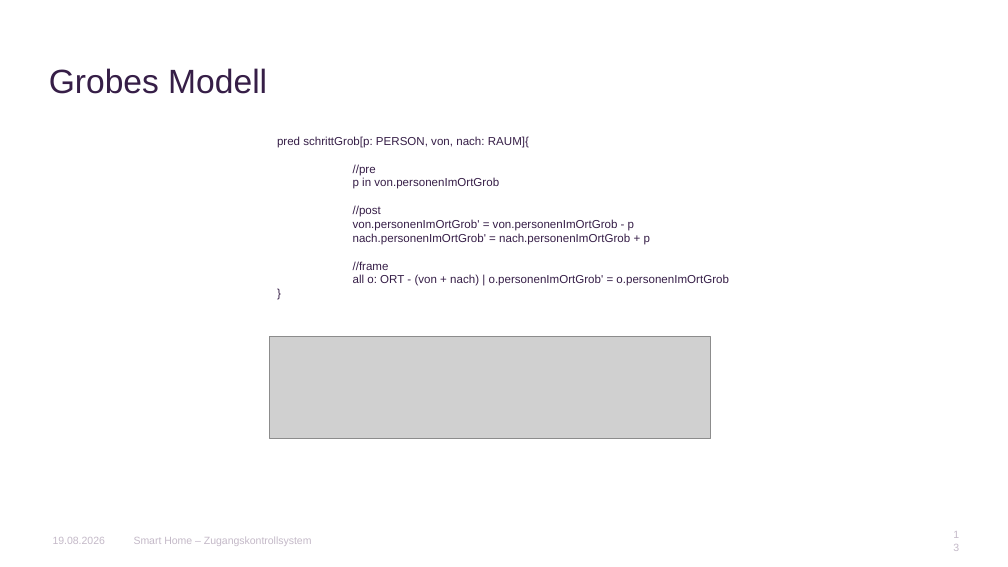
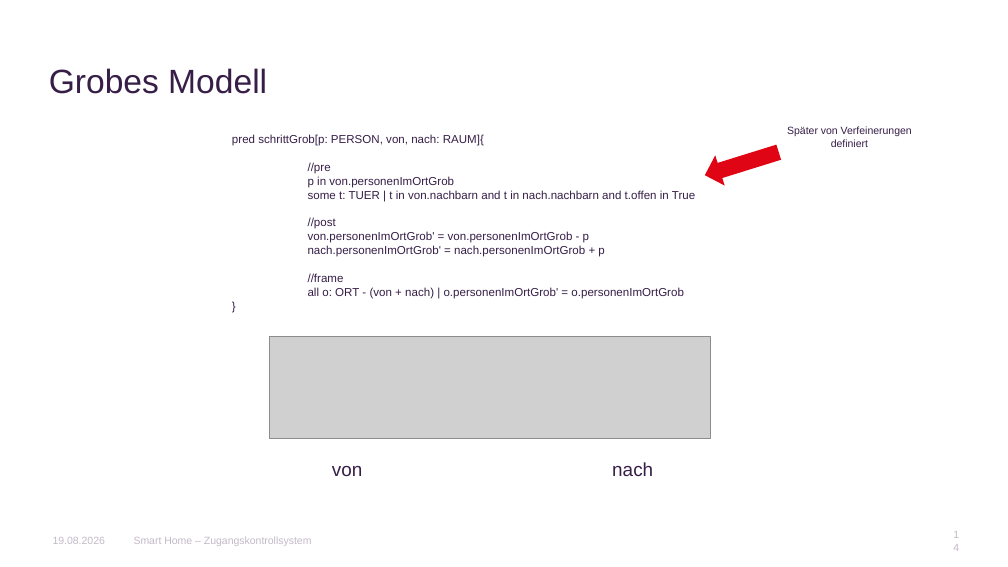
Before and after one commit to AnnaLiviaMartin/rs-smart-home, a slide deck: slide 14 of presentation/Smart_Home_Zugangskontrollsystem.pptx (slide 13 before the commit). Drawn at 1008x567 pixels with LibreOffice and Linux fonts; fonts in the diff are those of the drawing; grey boxes stand for pictures; background and template pictures are left out. Boxes give left, top, right and bottom in pixels: in the first picture for what was removed or moved away, otherwise in the second. Text is boxed around its words. In the diff, an @@ line names an element or a change of style, - is before the commit and + after.

```diff
--- a/presentation/Smart_Home_Zugangskontrollsystem.pptx
+++ b/presentation/Smart_Home_Zugangskontrollsystem.pptx
@@ text "pred schrittGrob[p: PERSON, von, nach: ...": place and size @@
-text "pred schrittGrob[p: PERSON, von, nach: ..." at (277, 136, 729, 286)
+text "pred schrittGrob[p: PERSON, von, nach: ..." at (232, 134, 695, 299)
@@ right arrow added at (700, 137, 783, 191), fill #E00514 @@
@@ text added at (787, 126, 912, 147), 10 pt, text #361E47 @@
+Später von Verfeinerungen definiert
@@ text at (308, 190, 695, 199): paragraph added @@
+some t: TUER | t in von.nachbarn and t in nach.nachbarn and t.offen in True
@@ text added at (332, 466, 362, 476), 18 pt, text #361E47 @@
+von
@@ text added at (612, 462, 653, 476), 18 pt, text #361E47 @@
+nach
@@ page number at (949, 531, 963, 551): text changed @@
-13
+14
```
Also in this commit, not shown: 9 other slides changed, 9 slides added.
